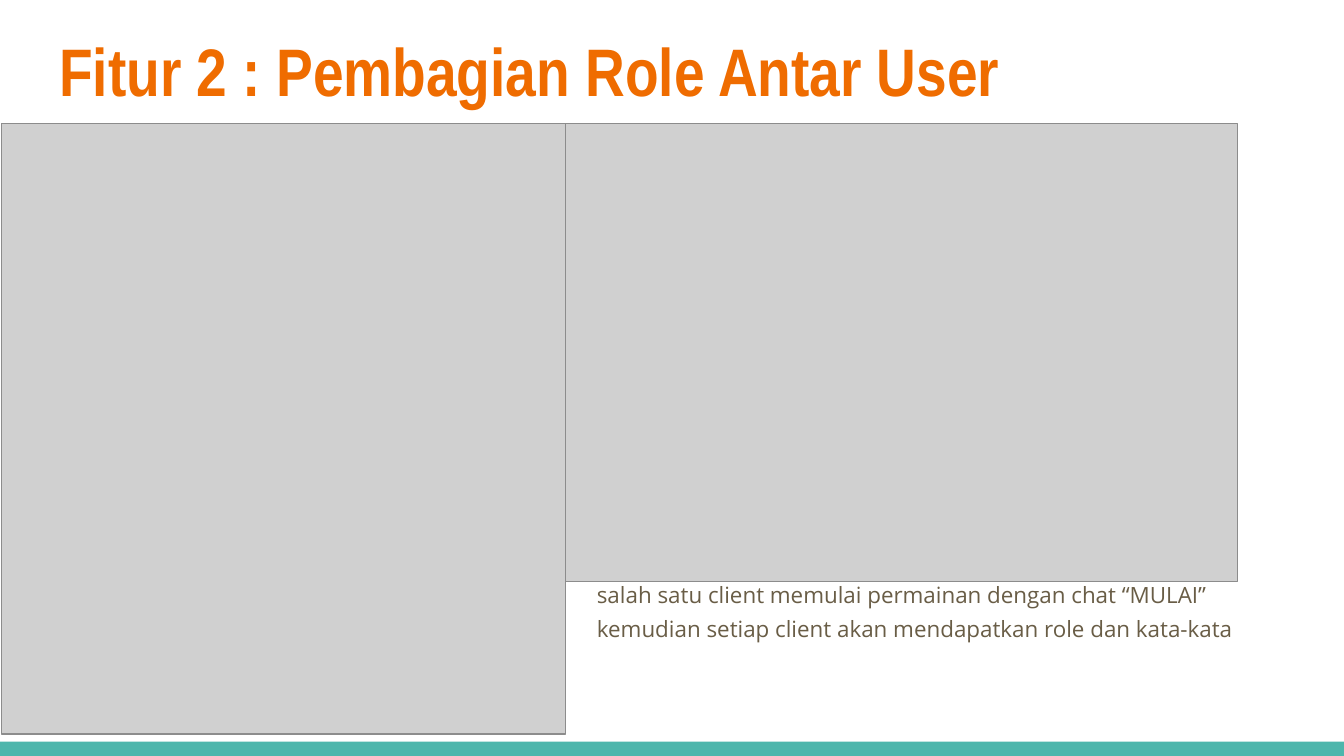
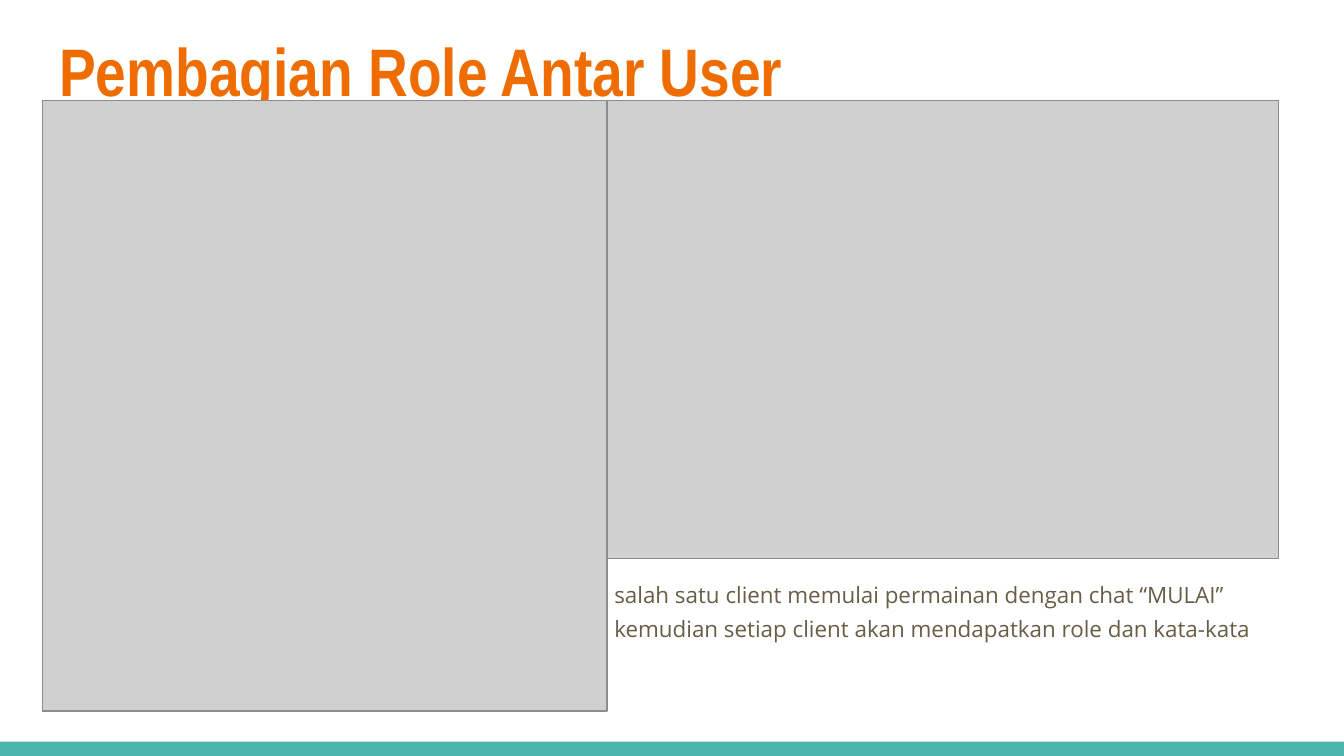
Before and after one commit to camiliamay6/FP_Kelompok2_ProgjarD, a slide deck: slide 6 of Progress 3.pptx. Drawn at 1344x756 pixels with LibreOffice and Linux fonts; fonts in the diff are those of the drawing; grey boxes stand for pictures. Boxes give left, top, right and bottom in pixels: in the first picture for what was removed or moved away, otherwise in the second. Text is boxed around its words. In the diff, an @@ line names an element or a change of style, - is before the commit and + after.

```diff
--- a/Progress 3.pptx
+++ b/Progress 3.pptx
@@ title at bbox=[59, 47, 782, 109]: text changed @@
-Fitur 2 : Pembagian Role Antar User
+Pembagian Role Antar User
@@ picture: place and size @@
-picture at bbox=[1, 124, 566, 734]
+picture at bbox=[43, 101, 607, 711]
@@ picture: place and size @@
-picture at bbox=[566, 124, 1238, 582]
+picture at bbox=[607, 101, 1279, 559]
@@ text "salah satu client memulai permainan ...": place and size @@
-text "salah satu client memulai permainan ..." at bbox=[597, 586, 1232, 642]
+text "salah satu client memulai permainan ..." at bbox=[614, 586, 1249, 642]
```
Also in this commit, not shown: 4 other slides changed, 1 slide added, 1 slide removed.
